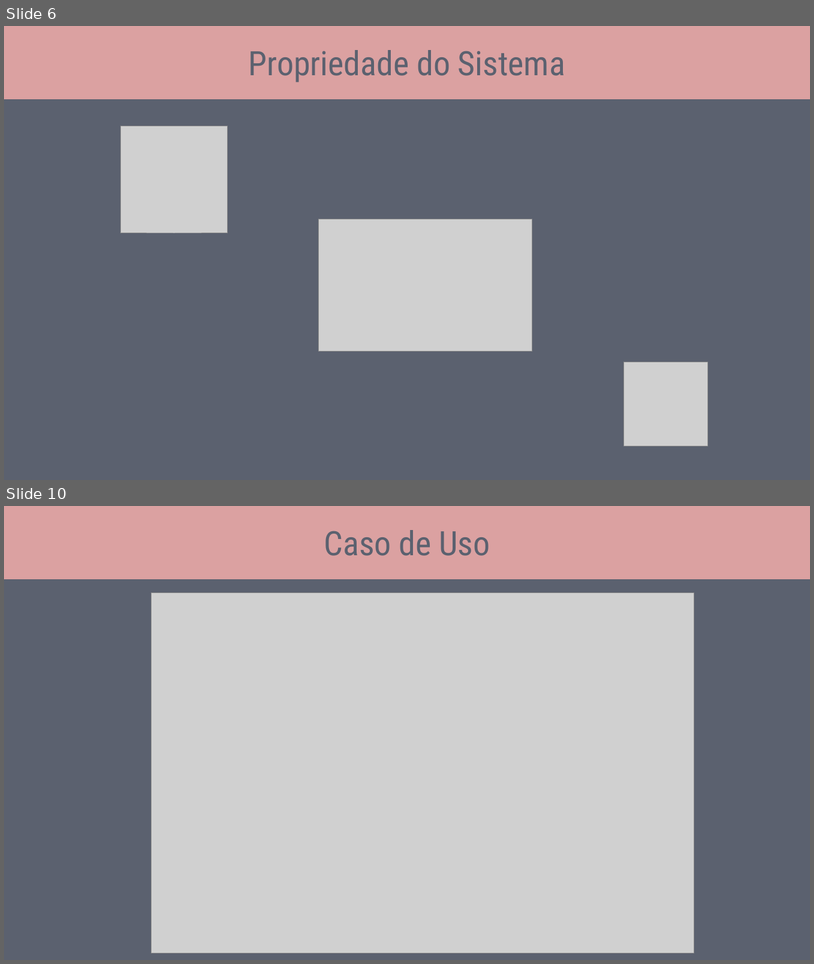
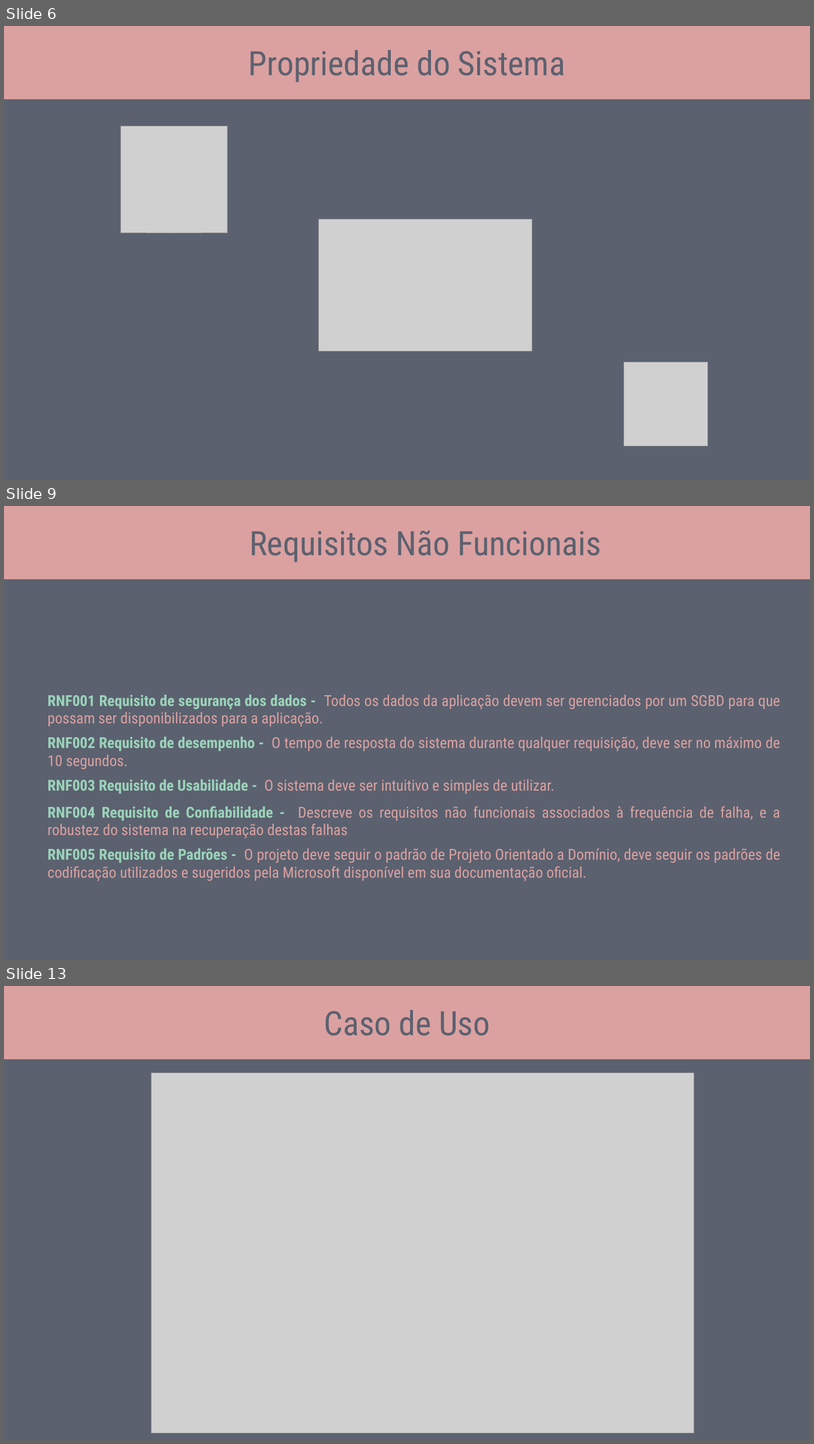
Before and after one commit to caiobarretta/Diet-CSharp, a slide deck: doc/IFSP/Diet-csharp.pptx. Shown one above the other, each under a label of ours: slides 6 and 10 before the commit, slides 6, 9 and 13 after it; the slides between them are not shown. The pictures are 814x964 and 814x1444 pixels, drawn with LibreOffice and Linux fonts; fonts in the diff are those of the drawing; grey boxes stand for pictures. Boxes give left, top, right and bottom in pixels: in the first picture for what was removed or moved away, otherwise in the second. Text is boxed around its words. In the diff, an @@ line names an element or a change of style, - is before the commit and + after.

```diff
--- a/doc/IFSP/Diet-csharp.pptx
+++ b/doc/IFSP/Diet-csharp.pptx
@@ slide 9 added at box(4, 506, 810, 960), background #5B616F @@
@@ rectangle added at box(4, 506, 810, 579), fill #DBA1A1 @@
@@ text added at box(249, 530, 601, 562), 40 pt, text #5B616F @@
+Requisitos Não Funcionais
@@ table added at box(42, 690, 788, 883), 5 rows, 1 columns @@
+RNF001 Requisito de segurança dos dados - Todos os dados da aplicação devem ser gerenciados por um SGBD para que possam ser disponibilizados para a aplicação.
+RNF002 Requisito de desempenho - O tempo de resposta do sistema durante qualquer requisição, deve ser no máximo de 10 segundos.
+RNF003 Requisito de Usabilidade - O sistema deve ser intuitivo e simples de utilizar.
+RNF004 Requisito de Confiabilidade - Descreve os requisitos não funcionais associados à frequência de falha, e a robustez do sistema na recuperação destas falhas
+RNF005 Requisito de Padrões - O projeto deve seguir o padrão de Projeto Orientado a Domínio, deve seguir os padrões de codificação utilizados e sugeridos pela Microsoft disponível em sua documentação oficial.
@@ what was slide 10 is now slide 13 @@
```
Also in this commit, not shown: 4 slides changed, 2 other slides added, 1 other file.
